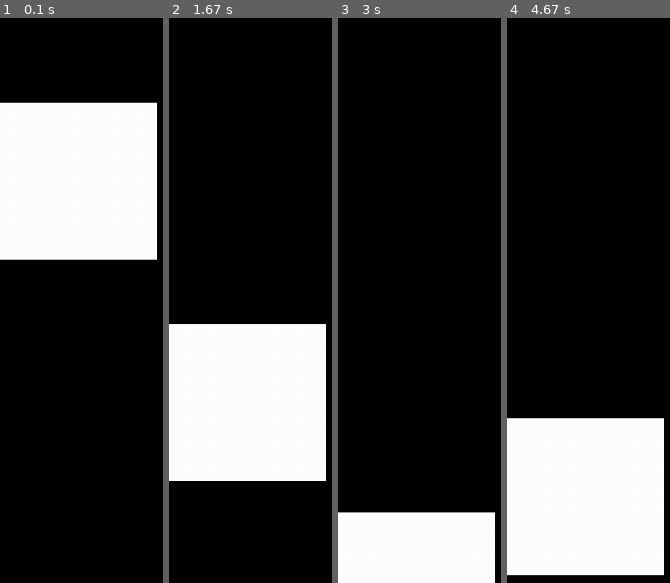
Above: before the commit, frames 1-4 (left to right).
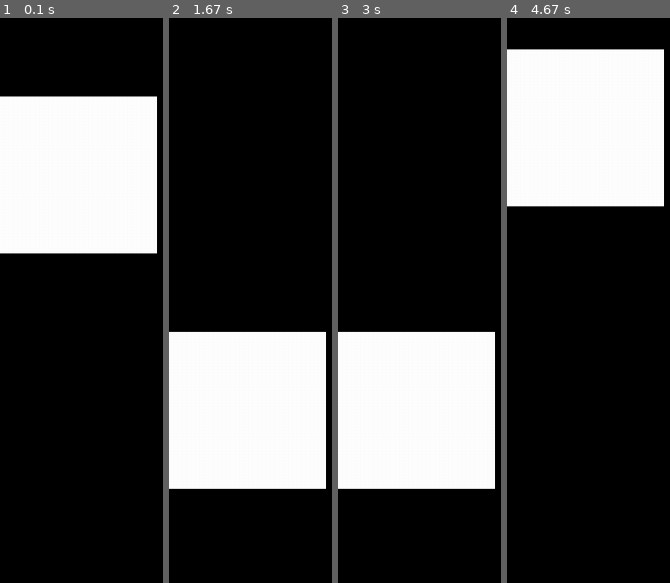
Above: after the commit, the same moments.

Repository: matthieurobert/Projet-ISN
Game: pygame game, started from Test_Matthieu/test_bot.py
Two runs of this game, one before a commit and one after it. Both use one fixed random seed, a clock stepped at 60 frames per second and the inputs below.
Inputs:
- Up to frame 1 (0.1 s): no input
- Up to frame 2 (1.67 s): no input
- Up to frame 3 (3 s): tap Enter at 1.83 s
- Up to frame 4 (4.67 s): no input

The runs differ from the first frame. In frame 1, 2.4% of the frame differs, in the area x 0-97%, y 13-43%; in frame 2, 2.7%; in frame 3, 39%; in frame 4, 54%, in the area x 0-97%, y 5-99%.

Commit message:
Update test_bot.py

Diff:
--- a/Test_Matthieu/test_bot.py
+++ b/Test_Matthieu/test_bot.py
@@ -3,7 +3,7 @@
 
 pygame.init()
 
-fenetre = pygame.display.set_mode((1145,720), FULLSCREEN)
+fenetre = pygame.display.set_mode((1145,720), RESIZABLE)
 
 fond = pygame.image.load("background.png")
 fenetre.blit(fond, (0 , 0))
@@ -18,25 +18,29 @@
 continuer = 1
 
 while continuer:
-	for event in pygame.event.get():
 
 
-		while pos_player[1] < 720:
-			pos_player = pos_player.move(0 , 3)
 
-			fenetre.blit(fond, (0,0))
-			fenetre.blit(player, pos_player)
-			pygame.display.flip()
+	while pos_player[1] < 720:
+		pos_player = pos_player.move(0 , 10)
 
+		fenetre.blit(fond, (0,0))
+		fenetre.blit(player, pos_player)
+		pygame.display.flip()
+
+		for event in pygame.event.get():
 			if event.type == QUIT:
 				continuer = 0
 
-		while pos_player[1] > 0:
-			pos_player = pos_player.move(0 , -3)
 
-			fenetre.blit(fond, (0,0))
-			fenetre.blit(player, pos_player)
-			pygame.display.flip()
 
+	while pos_player[1] > 0:
+		pos_player = pos_player.move(0 , -10)
+
+		fenetre.blit(fond, (0,0))
+		fenetre.blit(player, pos_player)
+		pygame.display.flip()
+
+		for event in pygame.event.get():
 			if event.type == QUIT:
 				continuer = 0
